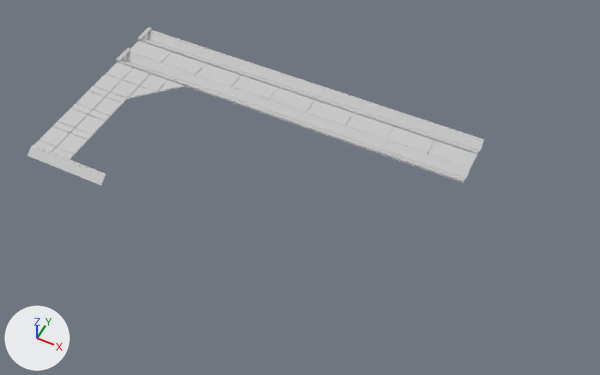
The FBX model Penteract/Assets/Models/Level 3 Props/Floor.fbx as it was, and as the next commit left it.
The view is the same before and after, from a 50 mm lens placed at (3.97, -4.67, 5.75), pointed at (1.46, 0.34, -0.51). Every picture has the same lights, and +X, +Y and +Z are marked at lower left. Where no turn or scale is listed for an object, it has been applied to the vertices.

Script lines for the objects in view, before the commit:
```python
me_mesh_002 = bpy.data.meshes.new('Mesh.002')
me_mesh_002.from_pydata(...)  # 1098 vertices, 1038 faces; spans x -0.228..1.142, y -0.114..0.114, z -0.051..0.04
me_mesh_002.materials.append(mat_floor)  # light grey #cacaca
me_mesh_004 = bpy.data.meshes.new('Mesh.004')
me_mesh_004.from_pydata(...)  # 48 vertices, 39 faces; spans x -0.228..1.142, y -0.101..0.101, z -0.004..0.004
me_mesh_004.materials.append(mat_floor)  # light grey #cacaca
me_mesh_005 = bpy.data.meshes.new('Mesh.005')
me_mesh_005.from_pydata(...)  # 1062 vertices, 1014 faces; spans x -0.228..1.142, y -0.114..0.114, z -0.051..0.01
me_mesh_005.materials.append(mat_floor)  # light grey #cacaca
ob_lava_1_a = bpy.data.objects.new('lava 1 a', me_mesh_002)
ob_lava_1_a.location = (-0.938, 1.082, -0.322)
ob_lava_1_b = bpy.data.objects.new('lava 1 b', me_mesh_005)
ob_lava_1_b.location = (0.433, 1.082, -0.322)
ob_tiles_2_c = bpy.data.objects.new('tiles 2 c', me_mesh_004)
ob_tiles_2_c.location = (1.803, 1.298, -0.325)
# also in view: 'lava 2 c' at (2.26, 1.51, -0.34); 'tiles 2 a' at (-0.48, 1.3, -0.33); 'lava 2 a' at (-0.48, 1.51, -0.33); 'lava 3' at (-0.71, -0.57, -0.34); 'lava 1 c' at (2.26, 1.08, -0.34)
```
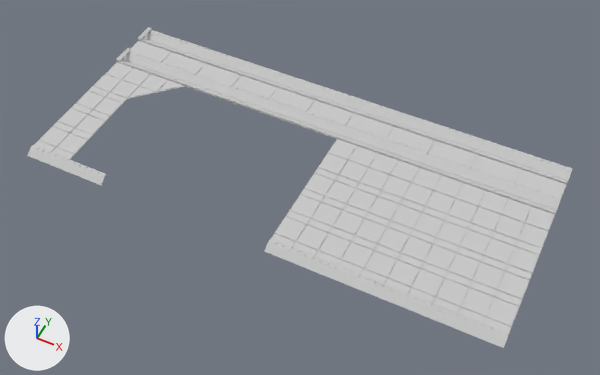
Pixel boxes [x1, y1, x2, y2] of what changed, in the pictures (600 x 375 px):
'tiles 1 b', added: after [271, 139, 555, 295]
'tiles 1 c', added: after [409, 183, 555, 335]
'lava 3 b', added: after [264, 239, 407, 307]
'lava 1 d', added: after [464, 167, 561, 214]
'lava 3 c', added: after [403, 294, 509, 348]
'lava 2 d', added: after [478, 140, 573, 185]
'tiles 2 d', added: after [472, 155, 566, 198]

What changed in the scene script:
```text
Add me_mesh_013:
    me_mesh_013.from_pydata(...)  # 32 vertices, 26 faces; spans x -0.228..0.685, y -0.101..0.101, z -0.004..0.004
    me_mesh_013.materials.append(mat_floor)  # light grey #cacaca
Add me_mesh_012:
    me_mesh_012.from_pydata(...)  # 708 vertices, 676 faces; spans x -0.228..0.685, y -0.114..0.114, z -0.051..0.01
    me_mesh_012.materials.append(mat_floor)  # light grey #cacaca
Add me_mesh_016:
    me_mesh_016.from_pydata(...)  # 368 vertices, 338 faces; spans x 1.142..2.056, y 0.0..0.114, z -0.051..0.01
    me_mesh_016.materials.append(mat_floor)  # light grey #cacaca
Add me_mesh_017:
    me_mesh_017.from_pydata(...)  # 565 vertices, 429 faces; spans x 0.571..1.485, y -1.365..0.114, z -0.004..0.004
    me_mesh_017.materials.append(mat_floor)  # light grey #cacaca
Add me_mesh_015:
    me_mesh_015.from_pydata(...)  # 552 vertices, 507 faces; spans x -0.228..1.142, y 0.0..0.114, z -0.051..0.01
    me_mesh_015.materials.append(mat_floor)  # light grey #cacaca
Add me_mesh_014:
    me_mesh_014.from_pydata(...)  # 949 vertices, 741 faces; spans x -0.8..1.48, y -1.36..0.11, z 0.0
    me_mesh_014.materials.append(mat_floor)  # light grey #cacaca
Add ob_tiles_2_d:
    ob_tiles_2_d = bpy.data.objects.new('tiles 2 d', me_mesh_013)
    ob_tiles_2_d.location = (3.174, 1.298, -0.325)
Add ob_lava_2_d:
    ob_lava_2_d = bpy.data.objects.new('lava 2 d', me_mesh_012)
    ob_lava_2_d.location = (3.174, 1.513, -0.322)
Add ob_lava_3_c:
    ob_lava_3_c = bpy.data.objects.new('lava 3 c', me_mesh_016)
    ob_lava_3_c.location = (1.804, -0.625, -0.322)
Add ob_lava_1_d:
    ob_lava_1_d = bpy.data.objects.new('lava 1 d', me_mesh_012.copy())
    ob_lava_1_d.location = (3.174, 1.082, -0.322)
Add ob_tiles_1_c:
    ob_tiles_1_c = bpy.data.objects.new('tiles 1 c', me_mesh_017)
    ob_tiles_1_c.location = (2.375, 0.854, -0.325)
Add ob_lava_3_b:
    ob_lava_3_b = bpy.data.objects.new('lava 3 b', me_mesh_015)
    ob_lava_3_b.location = (1.804, -0.625, -0.322)
Add ob_tiles_1_b:
    ob_tiles_1_b = bpy.data.objects.new('tiles 1 b', me_mesh_014)
    ob_tiles_1_b.location = (2.375, 0.854, -0.325)
```
